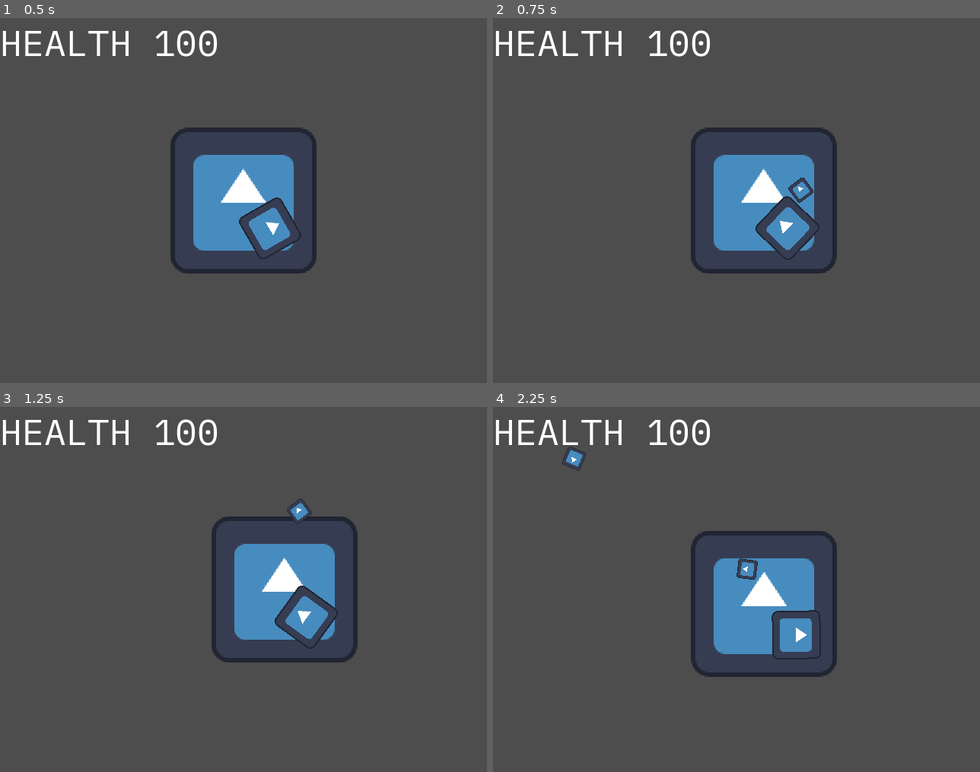
Above: before the commit, frames 1-4 (two rows, left to right).
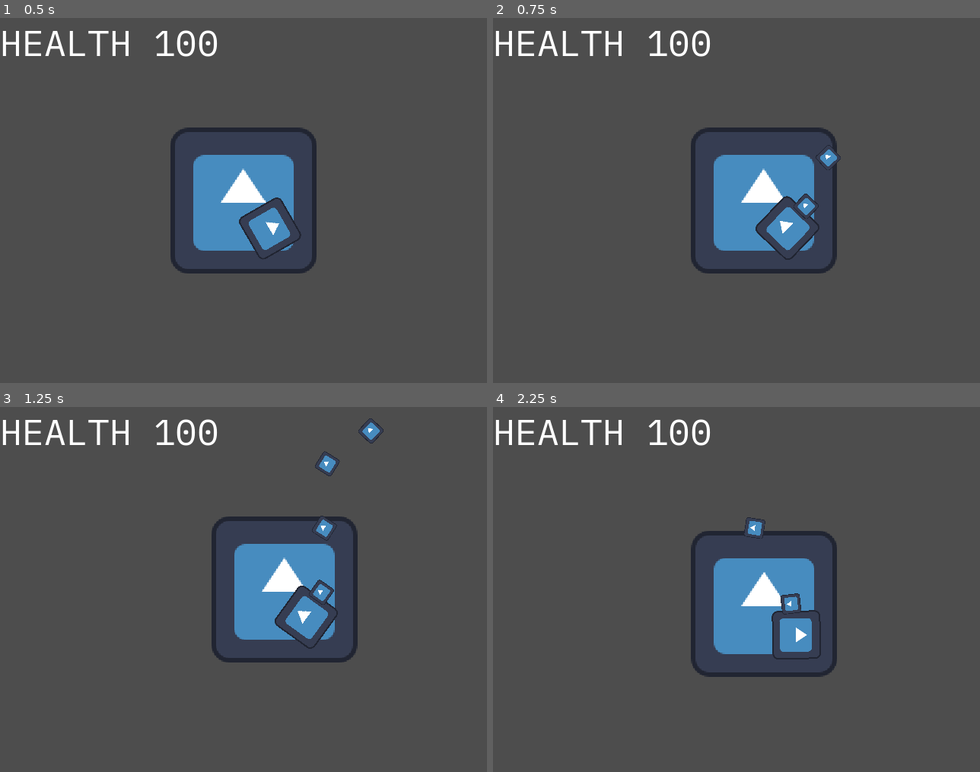
Above: after the commit, the same moments.

Repository: kevinfiddick/kill-switch
Game: Godot game, scene res://scenes/Main.tscn
The game is run twice, just before and just after one commit, with the same random seed, the same clock (stepped at 60 frames per second) and the same inputs. The engine's default icon, where the game draws it, is replaced by a stand-in: a white triangle on a blue panel in a dark square.
Inputs (mouse positions are in pixels of both pictures, inside the frame that each line leads up to):
- Up to frame 1 (0.5 s): no input
- Up to frame 2 (0.75 s): tap Enter at 0.5 s; move the mouse to (843, 182) at 0.52 s; press the mouse at (843, 182) at 0.53 s; hold D (right) from 0.53 s (still down)
- Up to frame 3 (1.25 s): keep holding D (right); right-click (350, 571) at 0.8 s
- Up to frame 4 (2.25 s): move the mouse to (639, 607) at 1.27 s; release D (right) at 1.28 s; release the mouse at (639, 607) at 1.28 s; hold Down (down) 1.28-2.03 s; right-click (639, 607) at 1.35 s; click (639, 607) at 1.55 s; move the mouse to (785, 509) at 2.02 s; press the mouse at (785, 509) at 2.03 s; hold D (right) from 2.03 s (still down)

Frame 1 is identical in both runs. In frame 2, 0.3% of the frame differs, in the area x 60-72%, y 34-55%; in frame 3, 0.6%, in the area x 58-79%, y 3-55%; in frame 4, 0.5%.

Commit message:
Add grenade controller and projectile

Diff:
--- a/project.godot
+++ b/project.godot
@@ -52,6 +52,11 @@
 "events": [Object(InputEventMouseButton,"resource_local_to_scene":false,"resource_name":"","device":-1,"window_id":0,"a …(258 unchanged characters)…
 ]
 }
+secondary_fire={
+"deadzone": 0.5,
+"events": [Object(InputEventMouseButton,"resource_local_to_scene":false,"resource_name":"","device":-1,"window_id":0,"alt_pressed":false,"shift_pressed":false,"ctrl_pressed":false,"meta_pressed":false,"button_mask":2,"position":Vector2(152, 7),"global_position":Vector2(161, 53),"factor":1.0,"button_index":2,"canceled":false,"pressed":true,"double_click":false,"script":null)
+]
+}
 
 [rendering]
 
--- a/scenes/Player.tscn
+++ b/scenes/Player.tscn
@@ -1,8 +1,9 @@
-[gd_scene load_steps=5 format=3 uid="uid://c2160l6nbot3u"]
+[gd_scene load_steps=6 format=3 uid="uid://c2160l6nbot3u"]
 
 [ext_resource type="Script" path="res://scripts/Player.gd" id="1_6ykmx"]
 [ext_resource type="Texture2D" uid="uid://bo7xm7gmyj48p" path="res://icon.svg" id="2_m53a3"]
 [ext_resource type="PackedScene" uid="uid://ducuap6fxn2su" path="res://scenes/weapons/primary/PrimaryWeapon.tscn" id="3_xwcbc"]
+[ext_resource type="PackedScene" uid="uid://dhee5osoh26s3" path="res://scenes/weapons/grenade/GrenadeController.tscn" id="4_r2l2v"]
 
 [sub_resource type="CircleShape2D" id="CircleShape2D_yq888"]
 radius = 100.0
@@ -18,5 +19,7 @@
 scale = Vector2(1.5, 1.5)
 texture = ExtResource("2_m53a3")
 
-[node name="Weapon" parent="." instance=ExtResource("3_xwcbc")]
+[node name="PrimaryWeapon" parent="." instance=ExtResource("3_xwcbc")]
 position = Vector2(31, 54)
+
+[node name="GrenadeController" parent="." instance=ExtResource("4_r2l2v")]
--- /dev/null
+++ b/scenes/weapons/grenade/GrenadeController.tscn
@@ -0,0 +1,6 @@
+[gd_scene load_steps=2 format=3 uid="uid://dhee5osoh26s3"]
+
+[ext_resource type="Script" path="res://scripts/weapons/grenade/GrenadeController.gd" id="1_rnphx"]
+
+[node name="GrenadeController" type="Node2D"]
+script = ExtResource("1_rnphx")
--- /dev/null
+++ b/scenes/weapons/grenade/GrenadeProjectile.tscn
@@ -0,0 +1,11 @@
+[gd_scene load_steps=3 format=3 uid="uid://bm4q6vcpqdgdo"]
+
+[ext_resource type="Script" path="res://scripts/weapons/grenade/GrenadeProjectile.gd" id="1_xdhrd"]
+[ext_resource type="Texture2D" uid="uid://bo7xm7gmyj48p" path="res://icon.svg" id="2_3tvef"]
+
+[node name="GrenadeProjectile" type="Node2D"]
+script = ExtResource("1_xdhrd")
+
+[node name="Sprite2D" type="Sprite2D" parent="."]
+scale = Vector2(0.25, 0.25)
+texture = ExtResource("2_3tvef")
--- /dev/null
+++ b/scenes/weapons/grenade/GrenadeShrapnel.tscn
@@ -0,0 +1,6 @@
+[gd_scene load_steps=2 format=3 uid="uid://ci5hcs8ndfpeb"]
+
+[ext_resource type="Script" path="res://scripts/weapons/grenade/GrenadeShrapnel.gd" id="1_x1wcg"]
+
+[node name="Grenade Shrapnel" type="Node2D"]
+script = ExtResource("1_x1wcg")
--- /dev/null
+++ b/scripts/weapons/grenade/GrenadeController.gd
@@ -0,0 +1,41 @@
+extends Node2D
+
+const PROJECTILE = preload("res://scenes/weapons/grenade/GrenadeProjectile.tscn")
+const BASE_ATTACK_SPEED = 300 # ticks between shots
+const RANGE = 100 # px ?
+
+var last_shot = BASE_ATTACK_SPEED
+
+
+# Called every frame. 'delta' is the elapsed time since the previous frame.
+func _process(_delta: float) -> void:
+	look_at(get_global_mouse_position())
+
+	rotation_degrees = wrap(rotation_degrees, 0, 360)
+	if rotation_degrees > 90 and rotation_degrees < 270:
+		scale.y = -1
+	else:
+		scale.y = 1
+
+		# Holding secondary fire shows range
+	if Input.is_action_pressed("secondary_fire"):
+		pass
+
+	# Releasing secondary fire throws grenade projectile
+	if Input.is_action_just_released("secondary_fire"):
+		if last_shot < BASE_ATTACK_SPEED: return
+		else: last_shot = 0
+
+		var projectile_instance = PROJECTILE.instantiate()
+		projectile_instance.end_position = get_global_mouse_position()
+		get_tree().root.add_child(projectile_instance)
+		projectile_instance.global_position = global_position
+		projectile_instance.rotation_degrees = rotation_degrees
+		if rotation_degrees > 90 and rotation_degrees < 270:
+			projectile_instance.scale.y = -1
+		else:
+			projectile_instance.scale.y = 1
+
+
+func _physics_process(_delta: float) -> void:
+	last_shot += 1
--- /dev/null
+++ b/scripts/weapons/grenade/GrenadeProjectile.gd
@@ -0,0 +1,32 @@
+extends Node2D
+
+@export var end_position: Vector2
+
+const SPEED: int = 300
+const TICKS_TO_EXPIRE: int = 600
+
+var ticks = 0
+
+
+# Called every frame. 'delta' is the elapsed time since the previous frame.
+func _physics_process(delta: float) -> void:
+	if ticks >= TICKS_TO_EXPIRE:
+		queue_free()
+		pass
+
+	var x_direction
+	var y_direction
+	if rotation_degrees >= 90 and rotation_degrees < 270:
+		x_direction = -1
+	else: x_direction = 1
+	if rotation_degrees >= 0 and rotation_degrees < 180:
+		y_direction = 1
+	else: y_direction = -1
+
+	if (position.x * x_direction > end_position.x * x_direction) and (position.y * y_direction > end_position.y * y_direction):
+		queue_free()
+		pass
+
+	position += transform.x * SPEED * delta
+
+	ticks += 1
--- /dev/null
+++ b/scripts/weapons/grenade/GrenadeShrapnel.gd
@@ -0,0 +1,11 @@
+extends Node2D
+
+
+# Called when the node enters the scene tree for the first time.
+func _ready() -> void:
+	pass # Replace with function body.
+
+
+# Called every frame. 'delta' is the elapsed time since the previous frame.
+func _process(delta: float) -> void:
+	pass
--- a/scripts/weapons/primary/PrimaryProjectile.gd
+++ b/scripts/weapons/primary/PrimaryProjectile.gd
@@ -1,12 +1,10 @@
 extends Node2D
 
-const SPEED: int = 300
-const TICKS_TO_EXPIRE = 120
+const SPEED: int = 600
+const TICKS_TO_EXPIRE = 60
 
-var ticks
+var ticks = 0
 
-func _ready() -> void:
-	ticks = 0
 
 # Called every frame. 'delta' is the elapsed time since the previous frame.
 func _physics_process(delta: float) -> void:
--- a/scripts/weapons/primary/PrimaryWeapon.gd
+++ b/scripts/weapons/primary/PrimaryWeapon.gd
@@ -1,18 +1,18 @@
 extends Node2D
 
 const PROJECTILE = preload("res://scenes/weapons/primary/PrimaryProjectile.tscn")
+const PROJECTILE_SPREAD = 15.0 # degrees
+const BASE_ATTACK_SPEED = 10 # ticks between shots
 
 @onready var muzzle: Marker2D = $Marker2D
 
-var projectiles = []
-var cooldown = 25
-var last_shot = 0
+var last_shot = BASE_ATTACK_SPEED
+
 
 # Called every frame. 'delta' is the elapsed time since the previous frame.
-func _process(delta: float) -> void:
-	last_shot += 1
+func _process(_delta: float) -> void:
+	look_at(get_global_mouse_position())
 
-	look_at(get_global_mouse_position())
 	rotation_degrees = wrap(rotation_degrees, 0, 360)
 	if rotation_degrees > 90 and rotation_degrees < 270:
 		scale.y = -1
@@ -20,11 +20,15 @@
 		scale.y = 1
 
 	# Primary fire shoots projectile
-	if Input.is_action_just_pressed("primary_fire"):
-		if last_shot < cooldown: return
+	if Input.is_action_pressed("primary_fire"):
+		if last_shot < BASE_ATTACK_SPEED: return
 		else: last_shot = 0
 
 		var projectile_instance = PROJECTILE.instantiate()
 		get_tree().root.add_child(projectile_instance)
 		projectile_instance.global_position = muzzle.global_position
-		projectile_instance.rotation = rotation
+		projectile_instance.rotation_degrees = rotation_degrees + (randf() * PROJECTILE_SPREAD - (PROJECTILE_SPREAD / 2.0))
+
+
+func _physics_process(_delta: float) -> void:
+	last_shot += 1
